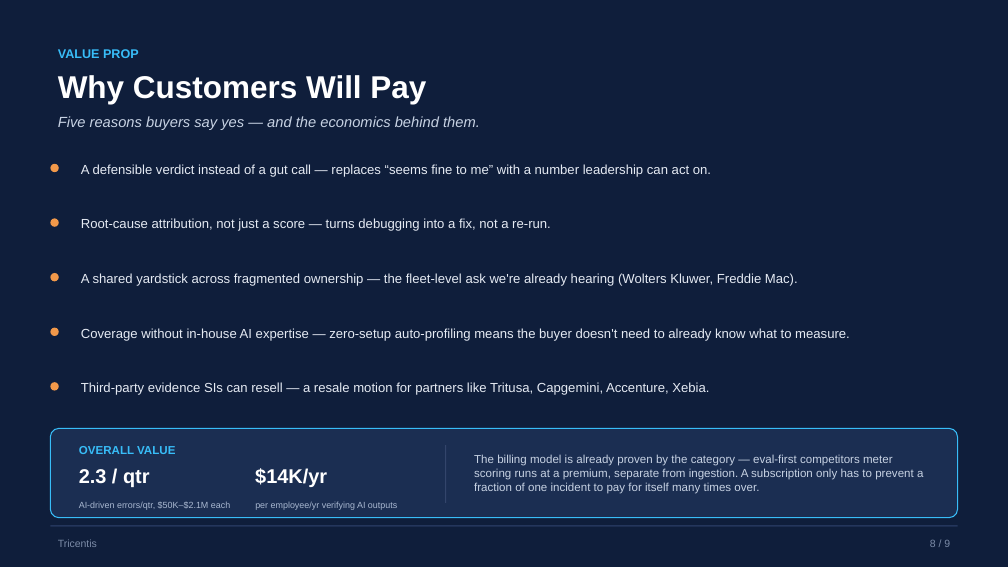
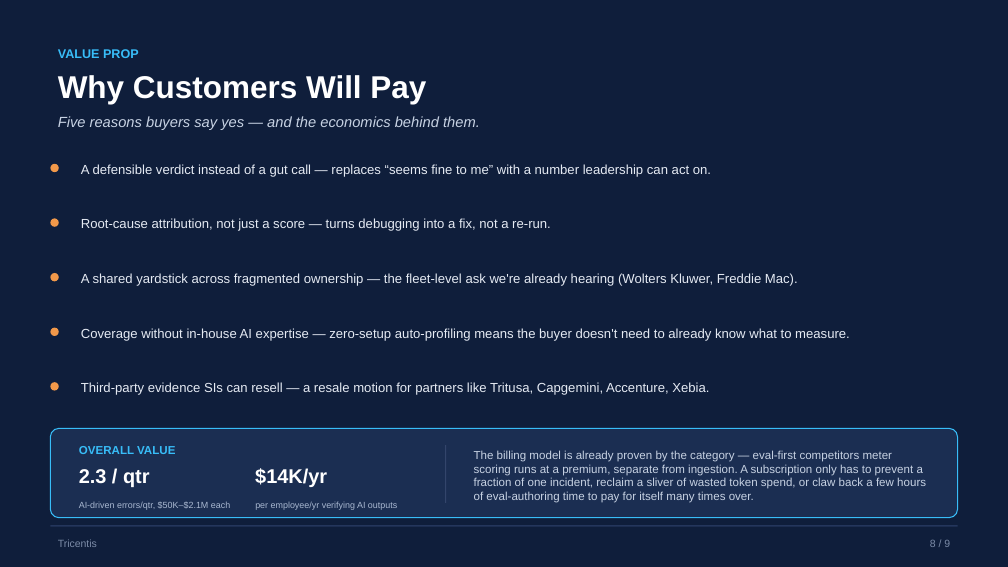
Before and after one commit to ADemers-tricentis/agent-score, a slide deck: slide 8 of docs/decks/business-case-deck/output/AgentScore-Business-Case-Native.pptx. Drawn at 1008x567 pixels with LibreOffice and Linux fonts; fonts in the diff are those of the drawing. Boxes give left, top, right and bottom in pixels: in the first picture for what was removed or moved away, otherwise in the second. Text is boxed around its words. In the diff, an @@ line names an element or a change of style, - is before the commit and + after.

```diff
--- a/docs/decks/business-case-deck/output/AgentScore-Business-Case-Native.pptx
+++ b/docs/decks/business-case-deck/output/AgentScore-Business-Case-Native.pptx
@@ text at (474, 450, 926, 503): text changed @@
-The billing model is already proven by the category — eval-first competitors meter scoring runs at a premium, separate from ingestion. A subscription only has to prevent a fraction of one incident to pay for itself many times over.
+The billing model is already proven by the category — eval-first competitors meter scoring runs at a premium, separate from ingestion. A subscription only has to prevent a fraction of one incident, reclaim a sliver of wasted token spend, or claw back a few hours of eval-authoring time to pay for itself many times over.
```
Also in this commit, not shown: 3 other slides changed, 11 other files.
